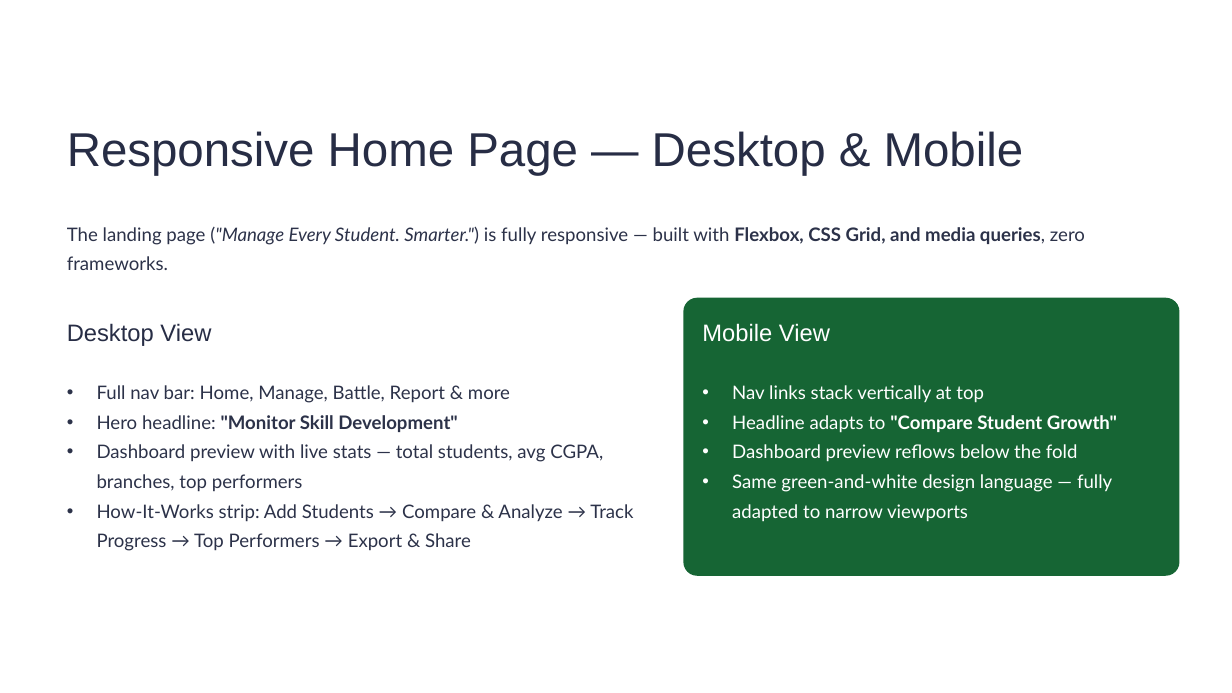
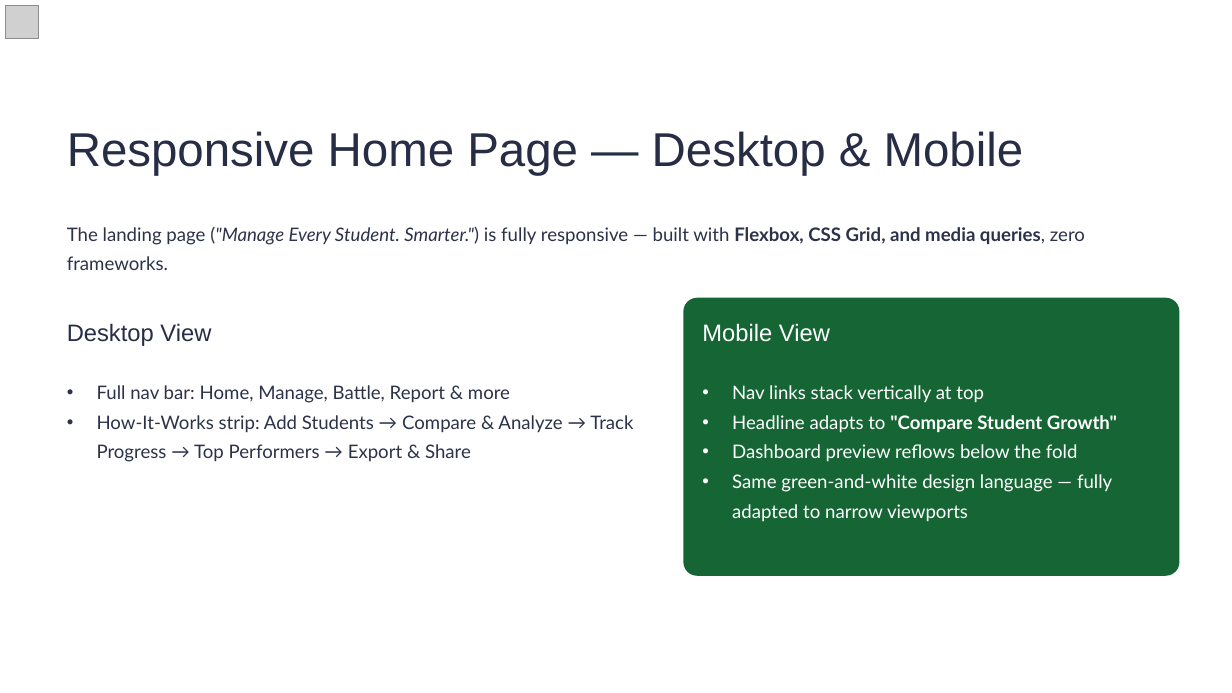
Before and after one commit to Pashvinder/Student-Profile-Management-System, a slide deck: slide 8 of files/Nodus.pptx. Drawn at 1232x693 pixels with LibreOffice and Linux fonts; fonts in the diff are those of the drawing; grey boxes stand for pictures; background and template pictures are left out. Boxes give left, top, right and bottom in pixels: in the first picture for what was removed or moved away, otherwise in the second. Text is boxed around its words. In the diff, an @@ line names an element or a change of style, - is before the commit and + after.

```diff
--- a/files/Nodus.pptx
+++ b/files/Nodus.pptx
@@ picture added at (6,6,39,39) @@
@@ text at (97,415,603,492): paragraphs removed @@
-• Hero headline: "Monitor Skill Development"
-• Dashboard preview with live stats — total students, avg CGPA, branches, top performers
```
Also in this commit, not shown: 13 other slides changed, 1 slide added, 1 slide removed, 4 other files.
